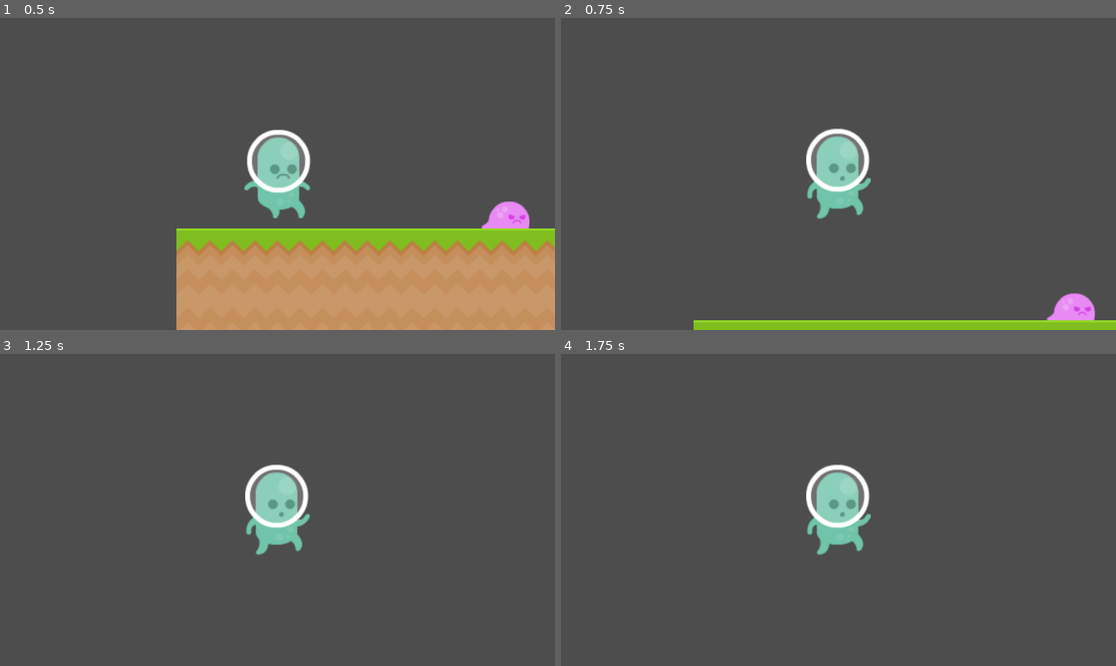
Above: before the commit, frames 1-4 (two rows, left to right).
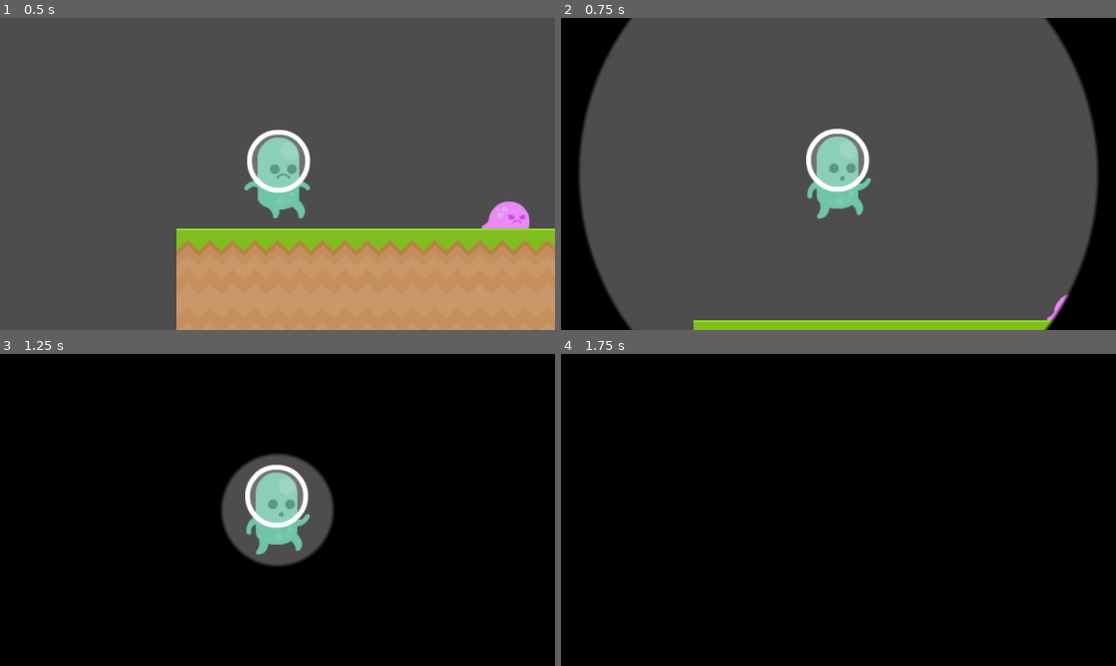
Above: after the commit, the same moments.

Repository: GreenCloversGames/Scalable-Platformer-Template
Game: Godot game, scene res://Scenes/Levels/test_level.tscn
Two runs of this game, one before a commit and one after it. Both use one fixed random seed, a clock stepped at 60 frames per second and the inputs below.
Inputs:
- Up to frame 1 (0.5 s): no input
- Up to frame 2 (0.75 s): tap Enter (ui_accept) at 0.5 s; hold Right (ui_right) from 0.53 s (still down)
- Up to frame 3 (1.25 s): keep holding Right (ui_right); tap Enter (ui_accept) at 0.77 s
- Up to frame 4 (1.75 s): keep holding Right (ui_right); tap Enter (ui_accept) at 1.52 s

Frame 1 is identical in both runs. In frame 2, 13% of the frame differs, in the area x 0-100%, y 0-100%; in frame 3, 94%; in frame 4, 100%.

Commit message:
Scene Transition
Added Scene Transition autoload, setup basic shaded for circle wipe.

Diff:
--- /dev/null
+++ b/Assets/Shaders/transition.gdshader
@@ -0,0 +1,18 @@
+shader_type canvas_item;
+
+uniform vec2 screen_location = vec2(.5);
+uniform float radi = .1;
+
+uniform ivec2 reso = ivec2(1152, 648);
+
+float circle(vec2 position, float radius, float feather)
+{
+	vec2 freso = vec2(reso);
+	float ratio = freso.x/freso.y;
+	float len = length((position - vec2(.5))*(vec2(ratio, 1.0))*(1.0/ratio));
+	return smoothstep(radius, radius + feather, len);
+}
+
+void fragment() {
+	COLOR.a = circle(UV+(screen_location-vec2(.5)), radi , .01);
+}
--- /dev/null
+++ b/Scenes/Autoloads/LevelHandler.gd
@@ -0,0 +1 @@
+extends Node
--- /dev/null
+++ b/Scenes/Autoloads/SceneTrainsition.gd
@@ -0,0 +1,21 @@
+extends CanvasLayer
+
+var target : Node2D
+
+# Called when the node enters the scene tree for the first time.
+func _ready():
+	transition()
+	pass # Replace with function body.
+
+
+# Called every frame. 'delta' is the elapsed time since the previous frame.
+func _process(delta):
+	if !target:
+		return
+	var value_on_screen := target.get_global_transform_with_canvas().origin / get_viewport().get_visible_rect().size
+	var shader_mat = $SceneTransition/ColorRect.material as Material
+	shader_mat.set("shader_parameter/screen_location", value_on_screen)
+	pass
+
+func transition():
+	$SceneTransition/AnimationPlayer.play("CircleIn")
--- /dev/null
+++ b/Scenes/Autoloads/scene_trainsition.tscn
@@ -0,0 +1,73 @@
+[gd_scene load_steps=7 format=3 uid="uid://blrnobp0hle1l"]
+
+[ext_resource type="Shader" path="res://Assets/Shaders/transition.gdshader" id="1_1jthl"]
+[ext_resource type="Script" path="res://Scenes/Autoloads/SceneTrainsition.gd" id="1_x8ryn"]
+
+[sub_resource type="ShaderMaterial" id="ShaderMaterial_sttqm"]
+shader = ExtResource("1_1jthl")
+shader_parameter/screen_location = Vector2(0.5, 0.5)
+shader_parameter/radi = 1.0
+shader_parameter/reso = Vector2i(1152, 648)
+
+[sub_resource type="Animation" id="Animation_1ht11"]
+resource_name = "CircleIn"
+length = 1.5
+tracks/0/type = "value"
+tracks/0/imported = false
+tracks/0/enabled = true
+tracks/0/path = NodePath("ColorRect:material:shader_parameter/radi")
+tracks/0/interp = 1
+tracks/0/loop_wrap = true
+tracks/0/keys = {
+"times": PackedFloat32Array(0, 1.5),
+"transitions": PackedFloat32Array(1, 1),
+"update": 0,
+"values": [1.0, -0.1]
+}
+
+[sub_resource type="Animation" id="Animation_2ddkc"]
+length = 0.001
+tracks/0/type = "value"
+tracks/0/imported = false
+tracks/0/enabled = true
+tracks/0/path = NodePath("ColorRect:material:shader_parameter/radi")
+tracks/0/interp = 1
+tracks/0/loop_wrap = true
+tracks/0/keys = {
+"times": PackedFloat32Array(0),
+"transitions": PackedFloat32Array(1),
+"update": 0,
+"values": [1.0]
+}
+
+[sub_resource type="AnimationLibrary" id="AnimationLibrary_t3gaf"]
+_data = {
+"CircleIn": SubResource("Animation_1ht11"),
+"RESET": SubResource("Animation_2ddkc")
+}
+
+[node name="CanvasLayer" type="CanvasLayer"]
+script = ExtResource("1_x8ryn")
+
+[node name="SceneTransition" type="Control" parent="."]
+layout_mode = 3
+anchors_preset = 15
+anchor_right = 1.0
+anchor_bottom = 1.0
+grow_horizontal = 2
+grow_vertical = 2
+
+[node name="ColorRect" type="ColorRect" parent="SceneTransition"]
+material = SubResource("ShaderMaterial_sttqm")
+layout_mode = 1
+anchors_preset = 15
+anchor_right = 1.0
+anchor_bottom = 1.0
+grow_horizontal = 2
+grow_vertical = 2
+color = Color(0, 0, 0, 1)
+
+[node name="AnimationPlayer" type="AnimationPlayer" parent="SceneTransition"]
+libraries = {
+"": SubResource("AnimationLibrary_t3gaf")
+}
--- /dev/null
+++ b/Scenes/Enemies/block_checker.tscn
@@ -0,0 +1,12 @@
+[gd_scene format=3 uid="uid://cnv8rjatd2bap"]
+
+[node name="BlockChecker" type="Node2D"]
+
+[node name="WallCast" type="RayCast2D" parent="."]
+target_position = Vector2(27, 0)
+
+[node name="FloorCast" type="RayCast2D" parent="."]
+position = Vector2(25, 0)
+target_position = Vector2(0, 20)
+
+[node name="AnimationPlayer" type="AnimationPlayer" parent="."]
--- a/Scenes/Player/player.gd
+++ b/Scenes/Player/player.gd
@@ -10,9 +10,12 @@
 
 var  can_jump = true
 
+signal player_lost_all_health
+
 func _ready():
 	super()
 	%CoyoteTimer.wait_time = (coyote_time_frames/1)
+	SceneTrainsition.target = self
 
 
 func handle_animation(delta):
@@ -51,7 +54,8 @@
 	else:
 		velocity.x = lerp(velocity.x, 0.0, friction)
 
-
+func take_hit():
+	player_lost_all_health.emit()
 
 func _on_coyote_timer_timeout():
 	if not is_on_floor():
--- a/Scenes/Virtual/BaseLevel.gd
+++ b/Scenes/Virtual/BaseLevel.gd
@@ -48,7 +48,7 @@
 		node.player_touched.connect(on_player_touched.bind(node))
 	elif node.is_in_group("player"):
 		player = node
-
+		player.player_lost_all_health.connect(respawn)
 	if node.is_in_group("actor"):
 		node as Actor
 		node.hit_body.connect(_on_hit_body)
--- a/project.godot
+++ b/project.godot
@@ -15,6 +15,11 @@
 config/features=PackedStringArray("4.1", "GL Compatibility")
 config/icon="res://icon.svg"
 
+[autoload]
+
+SceneTrainsition="*res://Scenes/Autoloads/scene_trainsition.tscn"
+LevelHandler="*res://Scenes/Autoloads/LevelHandler.gd"
+
 [dotnet]
 
 project/assembly_name="Platformer Template"
